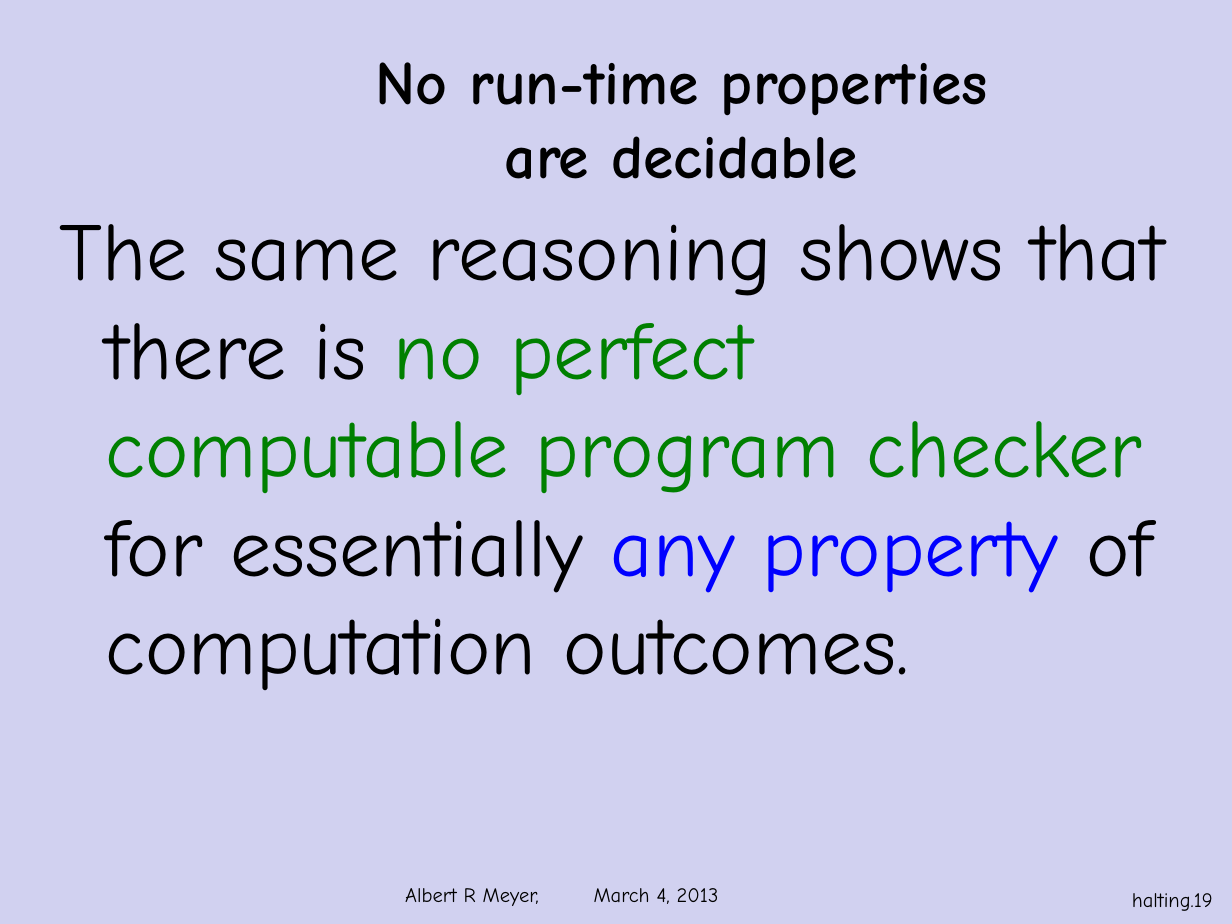
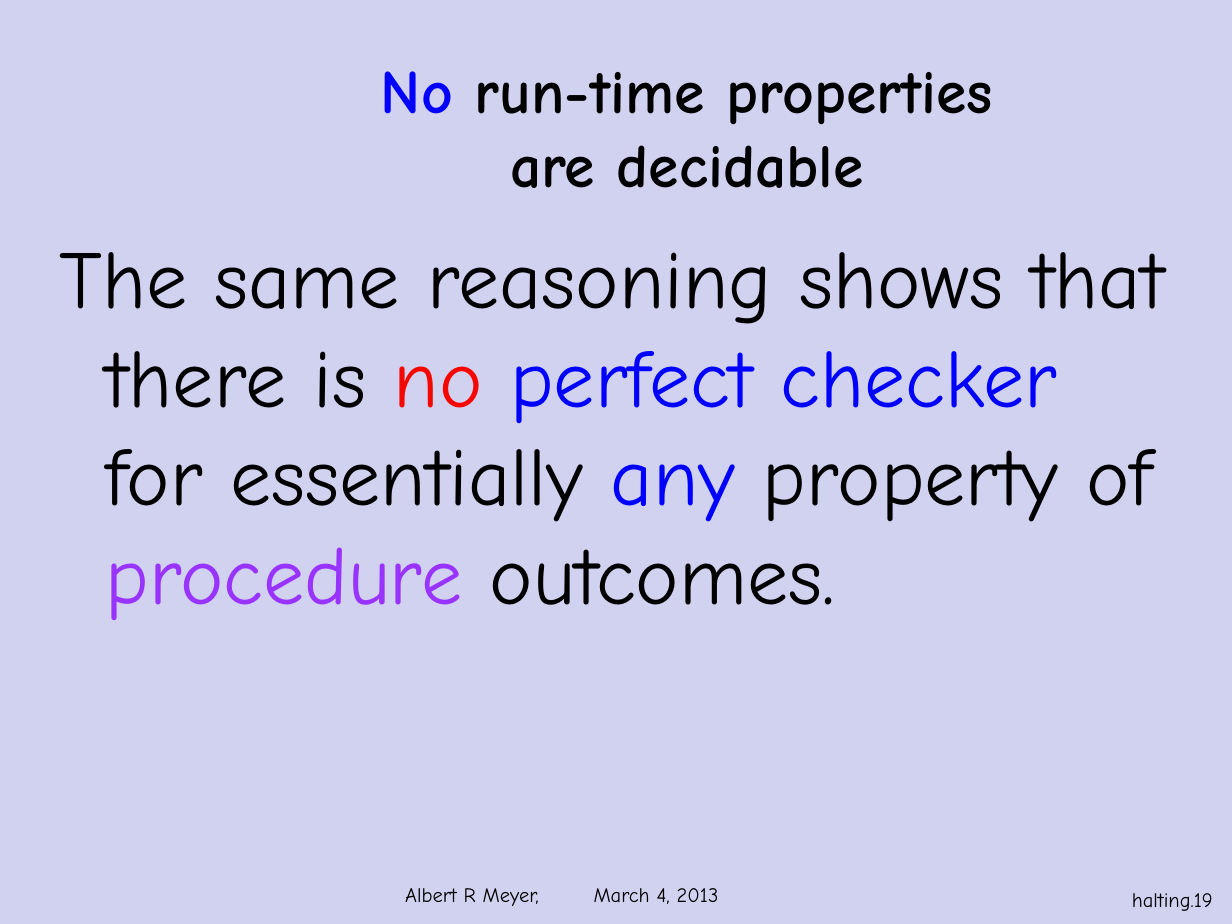
Before and after one commit to armeyer/mcs_web, a slide deck: slide 19 of spring13/slides13/halting-problem-no-diagram.pptx. Drawn at 1232x924 pixels with LibreOffice and Linux fonts; fonts in the diff are those of the drawing; background and template pictures are left out. Boxes give left, top, right and bottom in pixels: in the first picture for what was removed or moved away, otherwise in the second. Text is boxed around its words. In the diff, an @@ line names an element or a change of style, - is before the commit and + after.

```diff
--- a/spring13/slides13/halting-problem-no-diagram.pptx
+++ b/spring13/slides13/halting-problem-no-diagram.pptx
@@ title "No run-time properties are decidable" at (381, 71, 993, 188): text colour #000000 to #0000FF in "No" @@
@@ text at (59, 252, 1164, 620): text changed @@
-The same reasoning shows that there is no perfect computable program checker for essentially any property of computation outcomes.
+The same reasoning shows that there is no perfect checker for essentially any property of procedure outcomes.
```
Also in this commit, not shown: 14 other slides changed, 1 other file.
